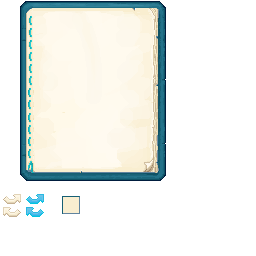
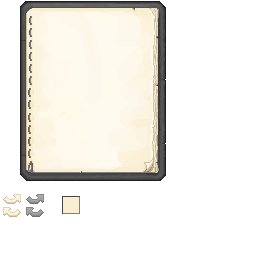
Layer changes from the first 256×256 image to the second:
renamed "book.png" to "magicBook", hid it, moved it above "materialBook" over <box>20,1,166,217</box>
added layer "materialBook" above "page" over <box>20,1,166,217</box>
